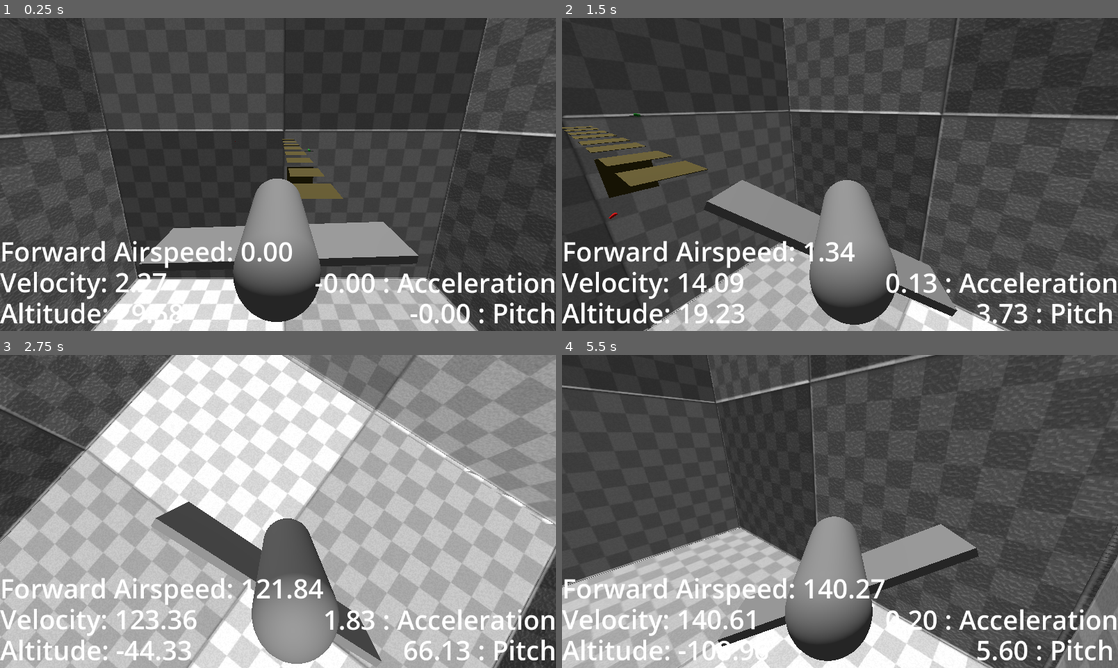
Above: before the commit, frames 1-4 (two rows, left to right).
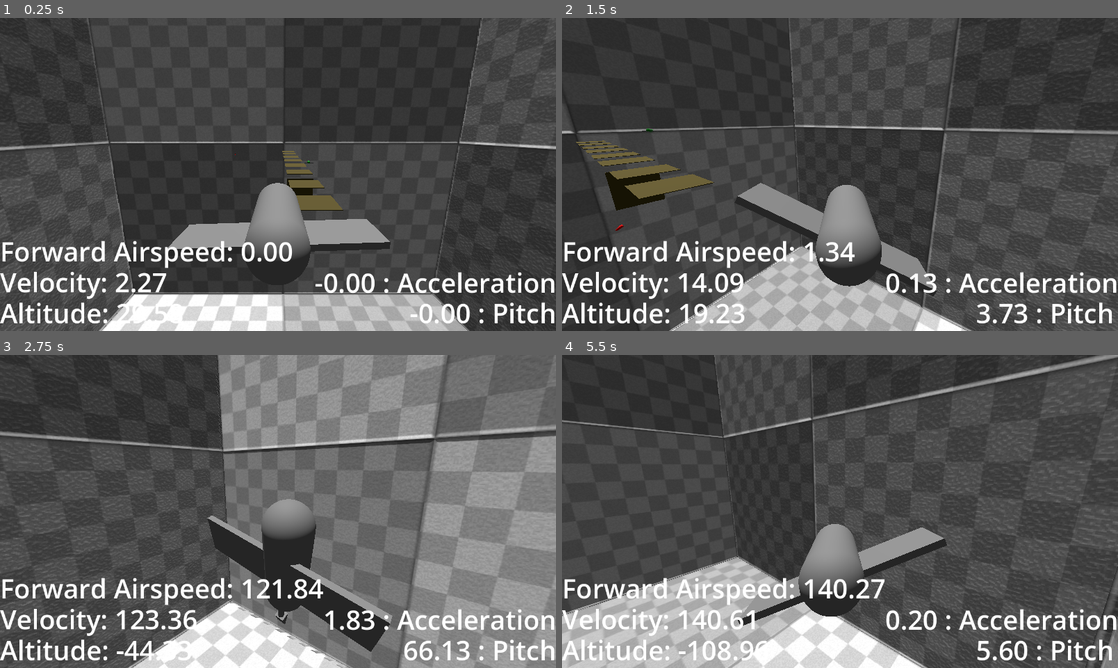
Above: after the commit, the same moments.

Repository: BeegFloppa15/Project_Airdrifter
Game: Godot game, scene res://Scenes/Levels/testing_scene_1.tscn
Two runs of this game, one before a commit and one after it. Both use one fixed random seed, a clock stepped at 60 frames per second and the inputs below.
Inputs (mouse positions are in pixels of both pictures, inside the frame that each line leads up to):
- Up to frame 1 (0.25 s): no input
- Up to frame 2 (1.5 s): move the mouse to (962, 158) at 0.52 s; hold D (bank_right) 0.53-1.28 s; hold Right mouse button (free_look, bound only after the commit) 0.53-1.28 s; move the mouse to (728, 190) at 1.27 s; hold W (pitch_down) from 1.28 s (still down); right-click (728, 190) at 1.35 s
- Up to frame 3 (2.75 s): move the mouse to (333, 442) at 2.02 s; release W (pitch_down) at 2.03 s; hold D (bank_right) from 2.03 s (still down); hold Right mouse button (free_look, bound only after the commit) from 2.03 s (still down)
- Up to frame 4 (5.5 s): move the mouse to (812, 574) at 2.77 s; release D (bank_right) at 2.78 s; release Right mouse button (free_look, bound only after the commit) at 2.78 s; hold S (pitch_up) 2.78-3.53 s; right-click (812, 574) at 2.85 s; move the mouse to (1006, 558) at 3.52 s; hold Right mouse button (free_look, bound only after the commit) 3.53-4.28 s; hold A (bank_left) 3.53-5.03 s; move the mouse to (673, 464) at 4.27 s; right-click (673, 464) at 4.35 s; move the mouse to (867, 511) at 5.02 s; hold W (pitch_down) from 5.03 s (still down); hold Right mouse button (free_look, bound only after the commit) from 5.03 s (still down)

The runs differ from the first frame. In frame 1, 16% of the frame differs, in the area x 0-100%, y 0-100%; in frame 2, 17%; in frame 3, 77%; in frame 4, 24%.

Commit message:
Began working on 3D mouse controlled camera

Diff:
--- a/airdrifter-v1/Gliders/ElytraGlider2.gd
+++ b/airdrifter-v1/Gliders/ElytraGlider2.gd
@@ -13,9 +13,9 @@
 
 func _ready() -> void:
 	if use_this_cam:
-		$"3rdPerCamera".make_current()
+		$"CamRoot/Horz/Vert/3rdPerCamera".make_current()
 	else:
-		$"3rdPerCamera".queue_free()
+		$"CamRoot/Horz/Vert/3rdPerCamera".queue_free()
 
 	old_forward_velo = Vector3.ZERO
 
--- a/airdrifter-v1/Gliders/glider_v_1.tscn
+++ b/airdrifter-v1/Gliders/glider_v_1.tscn
@@ -1,7 +1,8 @@
-[gd_scene load_steps=10 format=3 uid="uid://daa4md30g68ha"]
+[gd_scene load_steps=11 format=3 uid="uid://daa4md30g68ha"]
 
 [ext_resource type="Script" uid="uid://cg1klm3q47wam" path="res://Gliders/ElytraGlider2.gd" id="1_fv0t4"]
 [ext_resource type="Script" uid="uid://cinbrttlmabq1" path="res://Gliders/Glider_Mesh_Rotater.gd" id="2_8s163"]
+[ext_resource type="Script" uid="uid://c2eejtchhy414" path="res://Scripts/cam_root.gd" id="3_6y5t4"]
 
 [sub_resource type="PhysicsMaterial" id="PhysicsMaterial_eub4b"]
 bounce = 0.02
@@ -58,10 +59,19 @@
 transform = Transform3D(1, -1.42109e-14, 0, 3.55271e-15, 1, 0, 0, 0, 1, 0, 1.46402, 0)
 mesh = SubResource("PrismMesh_fv0t4")
 
-[node name="3rdPerCamera" type="Camera3D" parent="."]
-transform = Transform3D(-1, -1.13134e-08, 8.59334e-08, 1.13133e-08, 0.965926, 0.258819, -8.59334e-08, 0.258819, -0.965926, 0, 2, -3)
-
 [node name="CollisionShape3D" type="CollisionShape3D" parent="."]
 transform = Transform3D(-4.37114e-08, 0, 1, 0, 1, 0, -1, 0, -4.37114e-08, 0.0754395, 0.298218, 0)
 shape = SubResource("BoxShape3D_ol6t0")
 debug_fill = false
+
+[node name="CamRoot" type="Node3D" parent="."]
+script = ExtResource("3_6y5t4")
+
+[node name="Horz" type="Node3D" parent="CamRoot"]
+transform = Transform3D(1, 0, 0, 0, 1, 0, 0, 0, 1, 0, 0, 0)
+
+[node name="Vert" type="Node3D" parent="CamRoot/Horz"]
+transform = Transform3D(1, 0, 0, 0, 1, 0, 0, 0, 1, 0, 0.664672, -5.94263e-08)
+
+[node name="3rdPerCamera" type="Camera3D" parent="CamRoot/Horz/Vert"]
+transform = Transform3D(-1, 0, -8.74228e-08, 0, 1, 0, 8.74228e-08, 0, -1, -3.49691e-07, 0.580999, -4)
--- a/airdrifter-v1/Scenes/Levels/testing_scene_2_wind.tscn
+++ b/airdrifter-v1/Scenes/Levels/testing_scene_2_wind.tscn
@@ -97,7 +97,6 @@
 transform = Transform3D(1, 0, 0, 0, 1, 0, 0, 0, 1, -10, 0, 0)
 wind_force_magnitude = 5.094
 wind_source_path = NodePath("Marker3D")
-debug_cloth = true
 
 [node name="CollisionShape3D" type="CollisionShape3D" parent="Wind Area"]
 shape = SubResource("CylinderShape3D_3lx50")
--- /dev/null
+++ b/airdrifter-v1/Scripts/cam_root.gd
@@ -0,0 +1,41 @@
+extends Node3D
+
+var cam_rot_h = 0.0
+var cam_rot_v = 0.0
+var max_v_rotation = 75.0
+var min_v_rotation = -55.0
+## Camera Sensitivity
+@export var sensitivity = 0.1
+var h_accel = 10
+var v_accel = 10
+
+func _ready() -> void:
+	Input.set_mouse_mode(Input.MOUSE_MODE_CAPTURED)
+
+func _input(event: InputEvent) -> void:
+	if Input.is_action_pressed("free_look") and event is InputEventMouseMotion:
+		cam_rot_h += -event.relative.x * sensitivity
+		cam_rot_v += event.relative.y * sensitivity
+
+
+
+func _process(delta: float) -> void:
+
+	if not Input.is_action_pressed("free_look"):
+		cam_rot_h = 0.0
+		cam_rot_v = 12.5
+	else:
+		#rotation.x = 0
+		rotation.x = get_parent_node_3d().rotation.x * -1.0
+
+	top_level
+
+	cam_rot_v = clamp(cam_rot_v, min_v_rotation, max_v_rotation)
+
+	$Horz.rotation_degrees.y = lerp($Horz.rotation_degrees.y, cam_rot_h, delta * h_accel)
+	$Horz/Vert.rotation_degrees.x = lerp($Horz/Vert.rotation_degrees.x, cam_rot_v, delta * v_accel)
+
+	global_position = get_parent().global_position
+
+
+## I want
--- a/airdrifter-v1/project.godot
+++ b/airdrifter-v1/project.godot
@@ -47,3 +47,8 @@
 "events": [Object(InputEventKey,"resource_local_to_scene":false,"resource_name":"","device":-1,"window_id":0,"alt_press …(192 unchanged characters)…
 ]
 }
+free_look={
+"deadzone": 0.2,
+"events": [Object(InputEventMouseButton,"resource_local_to_scene":false,"resource_name":"","device":-1,"window_id":0,"alt_pressed":false,"shift_pressed":false,"ctrl_pressed":false,"meta_pressed":false,"button_mask":0,"position":Vector2(0, 0),"global_position":Vector2(0, 0),"factor":1.0,"button_index":2,"canceled":false,"pressed":false,"double_click":false,"script":null)
+]
+}
Not shown, added: airdrifter-v1/Scripts/cam_root.gd.uid
